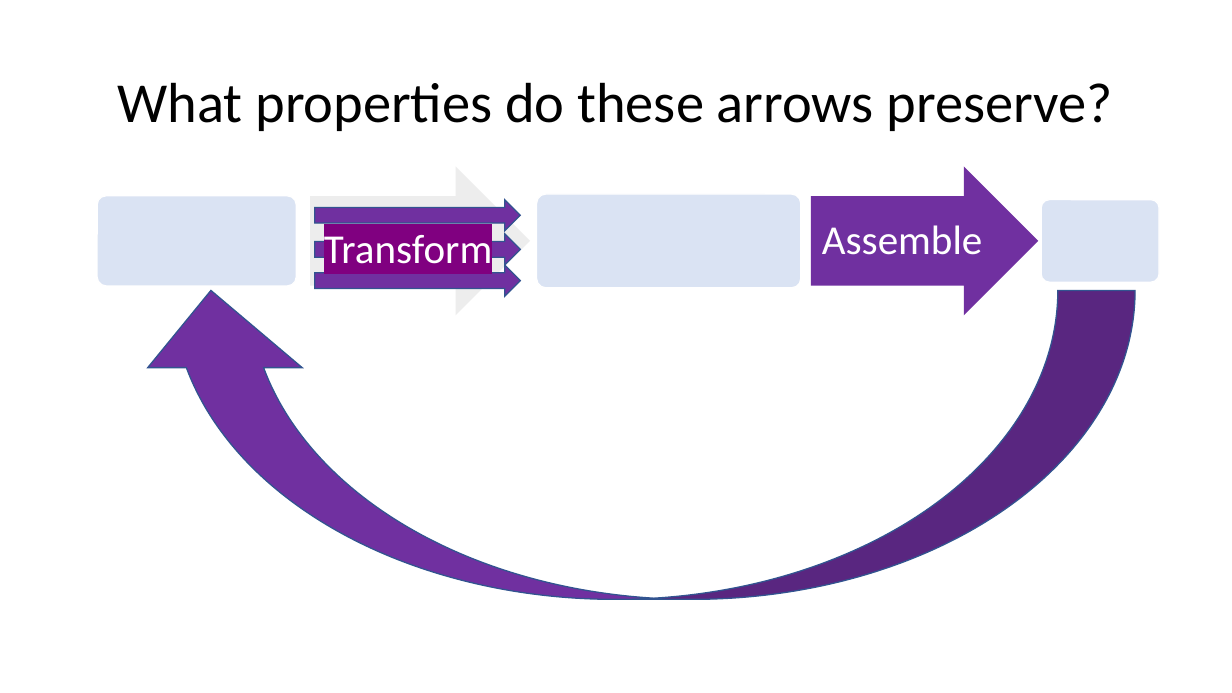
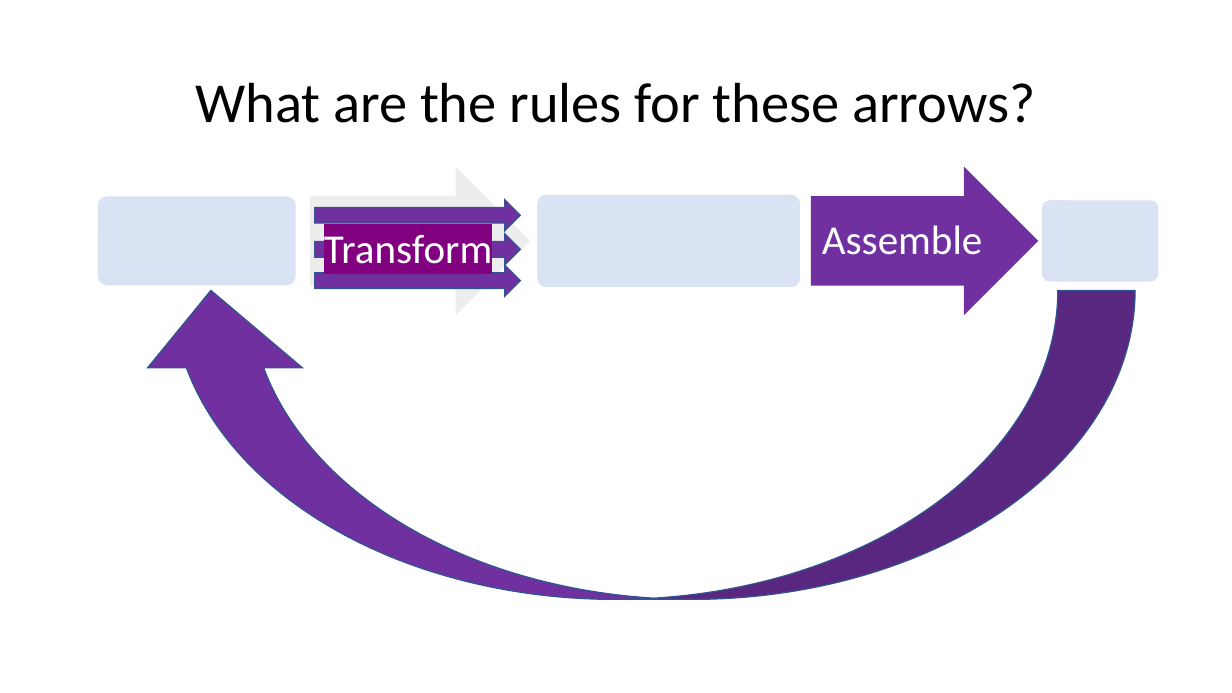
Before and after one commit to story645/proposal, a slide deck: slide 11 of deck/pres.pptx (slide 6 before the commit). Drawn at 1232x693 pixels with LibreOffice and Linux fonts; fonts in the diff are those of the drawing. Boxes give left, top, right and bottom in pixels: in the first picture for what was removed or moved away, otherwise in the second. Text is boxed around its words. In the diff, an @@ line names an element or a change of style, - is before the commit and + after.

```diff
--- a/deck/pres.pptx
+++ b/deck/pres.pptx
@@ title at [195, 82, 1035, 123]: text changed @@
-What properties do these arrows preserve?
+What are the rules for these arrows?
```
Also in this commit, not shown: 3 other slides changed, 20 slides added, 21 slides removed, 35 other files.
